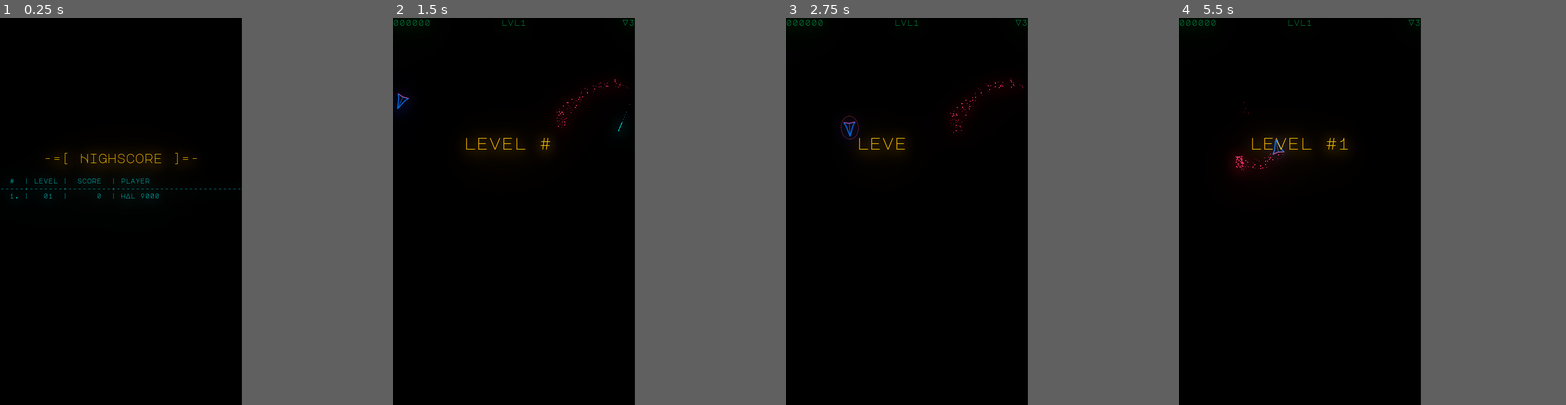
Above: before the commit, frames 1-4 (left to right).
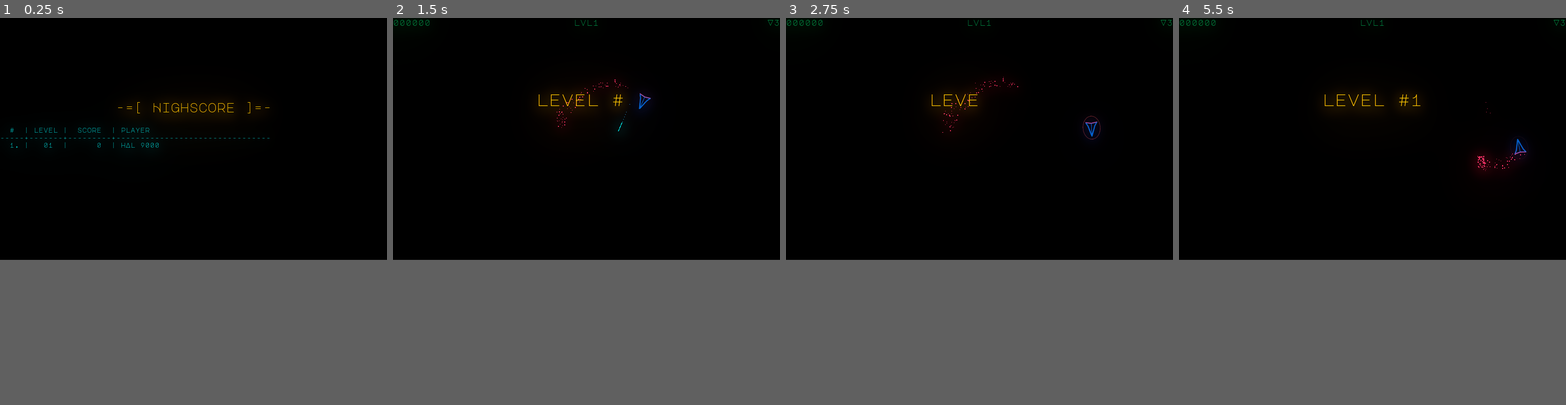
Above: after the commit, the same moments.

Repository: liske/Planetoids
Game: Godot game, scene res://scenes/Space.tscn
The game is run twice, just before and just after one commit, with the same random seed, the same clock (stepped at 60 frames per second) and the same inputs.
Inputs:
- Up to frame 1 (0.25 s): no input
- Up to frame 2 (1.5 s): tap Enter (spawn) at 0.5 s; hold Right (rotate_right) 0.53-1.28 s; hold W (boost) 0.53-1.28 s; hold Left (rotate_left) from 1.28 s (still down); tap Keypad 0 (shoot) at 1.35 s
- Up to frame 3 (2.75 s): release Left (rotate_left) at 2.03 s; hold Right (rotate_right) from 2.03 s (still down); tap Enter (spawn) at 2.1 s
- Up to frame 4 (5.5 s): tap W (boost) at 2.85 s; release Right (rotate_right) at 3.53 s; hold Left (rotate_left) from 3.53 s (still down); tap Keypad 0 (shoot) at 3.6 s; tap Enter (spawn) at 4.35 s; hold W (boost) from 5.03 s (still down)
In our replay, the window is 500x800 before the commit and 800x500 after it. These sizes can differ from the game's own. Grey fills any space a smaller window leaves; there, only what the larger window draws over its background counts as a difference.

The runs differ from the first frame. In frame 1, 0.9% of the frame differs, in the area x 0-70%, y 21-47%; in frame 2, 0.6%; in frame 3, 0.6%; in frame 4, 1.5%, in the area x 13-100%, y 0-41%.

Commit message:
Add README and LICENSE files.

Diff:
--- a/project.godot
+++ b/project.godot
@@ -22,8 +22,8 @@
 
 [display]
 
-window/size/width=900
-window/size/height=1440
+window/size/width=1440
+window/size/height=900
 window/size/borderless=true
 window/size/fullscreen=true
 window/handheld/orientation="portrait"
Not shown, added: LICENSE
Not shown, added: README.md
